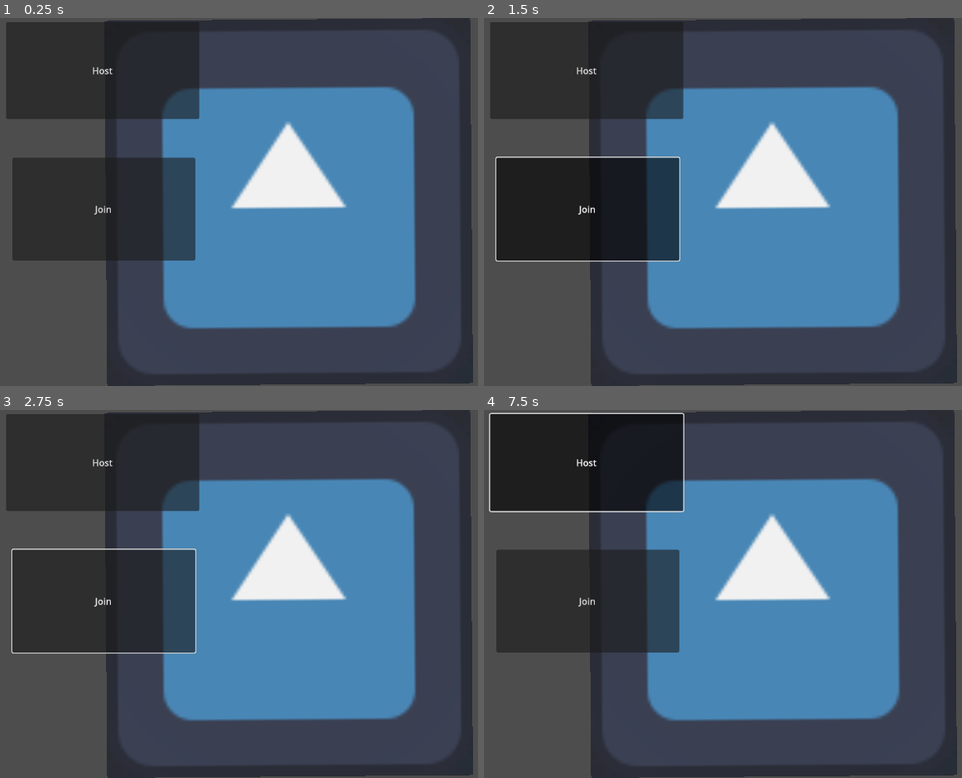
Above: before the commit, frames 1-4 (two rows, left to right).
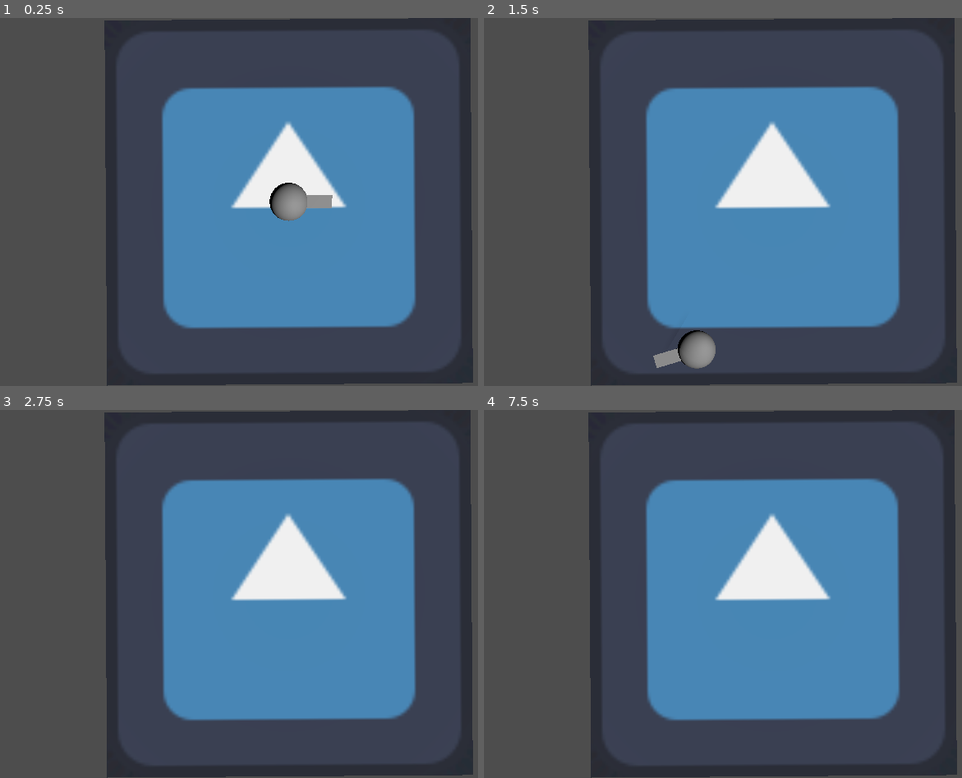
Above: after the commit, the same moments.

Repository: Github11200/Booming-Beavers
Game: Godot game, scene res://Scenes/main.tscn
The game is run twice, just before and just after one commit, with the same random seed, the same clock (stepped at 60 frames per second) and the same inputs. The engine's default icon, where the game draws it, is replaced by a stand-in: a white triangle on a blue panel in a dark square.
Inputs (mouse positions are in pixels of both pictures, inside the frame that each line leads up to):
- Up to frame 1 (0.25 s): no input
- Up to frame 2 (1.5 s): tap Enter at 0.5 s; move the mouse to (918, 183) at 0.52 s; hold D (right) 0.53-1.28 s; click (918, 183) at 0.67 s; move the mouse to (641, 220) at 1.27 s; hold S (down) from 1.28 s (still down); click (641, 220) at 1.42 s
- Up to frame 3 (2.75 s): move the mouse to (353, 513) at 2.02 s; release S (down) at 2.03 s; hold D (right) from 2.03 s (still down); click (353, 513) at 2.17 s
- Up to frame 4 (7.5 s): release D (right) at 2.75 s; click (584, 461) at 2.75 s, where only the run before the commit has a clickable "Host"; click (589, 601) at 3.5 s, where only the run before the commit has a clickable "Join"; move the mouse to (742, 667) at 4.27 s; hold W (up) 4.28-5.03 s; click (742, 667) at 4.42 s; move the mouse to (outside the picture) at 5.02 s; hold A (left) 5.03-6.53 s; click (outside the picture) at 5.17 s; move the mouse to (574, 538) at 5.77 s; click (574, 538) at 5.92 s; move the mouse to (804, 594) at 6.52 s; hold S (down) 6.53-7.28 s; click (804, 594) at 6.67 s; move the mouse to (675, 502) at 7.27 s; hold D (right) from 7.28 s (still down); click (675, 502) at 7.42 s

The runs differ from the first frame. In frame 1, 20% of the frame differs, in the area x 1-99%, y 0-100%; in frame 2, 21%; in frame 3, 20%; in frame 4, 21%.

Commit message:
working on the camera facing script

Diff:
--- /dev/null
+++ b/Scenes/bullet.tscn
@@ -0,0 +1,9 @@
+[gd_scene load_steps=2 format=3 uid="uid://cd2akt05dqerd"]
+
+[sub_resource type="SphereMesh" id="SphereMesh_rtl8c"]
+
+[node name="Node3D" type="Node3D"]
+
+[node name="MeshInstance3D" type="MeshInstance3D" parent="."]
+transform = Transform3D(0.456287, 0, 0, 0, 0.456287, 0, 0, 0, 0.456287, 0, 0, 0)
+mesh = SubResource("SphereMesh_rtl8c")
--- a/Scenes/main.tscn
+++ b/Scenes/main.tscn
@@ -1,9 +1,8 @@
-[gd_scene load_steps=7 format=3 uid="uid://d3dt12exogmvn"]
+[gd_scene load_steps=6 format=3 uid="uid://d3dt12exogmvn"]
 
 [ext_resource type="PackedScene" uid="uid://d2a7qdfuc1rme" path="res://Scenes/player.tscn" id="1_bo1nx"]
 [ext_resource type="Script" uid="uid://py1k2y6vhqmc" path="res://Scripts/multiplayer_spawner.gd" id="1_jjgbg"]
 [ext_resource type="Texture2D" uid="uid://dueypue8t60a6" path="res://icon.svg" id="1_jjvhh"]
-[ext_resource type="PackedScene" uid="uid://6hoamojaxorj" path="res://Scenes/ui.tscn" id="2_bo1nx"]
 
 [sub_resource type="QuadMesh" id="QuadMesh_ig7tw"]
 
@@ -17,7 +16,7 @@
 shadow_enabled = true
 
 [node name="MeshInstance3D" type="MeshInstance3D" parent="."]
-transform = Transform3D(9.58689, -0.075044, 0.00478001, -0.00538415, -0.0771634, 9.58687, -0.075003, -9.58658, -0.0772032, 0, -0.29049, 0)
+transform = Transform3D(-0.0750034, -9.58658, -0.0772032, -0.00538415, -0.0771634, 9.58687, -9.58689, 0.0750444, -0.00478001, 0, -0.29049, 0)
 mesh = SubResource("QuadMesh_ig7tw")
 surface_material_override/0 = SubResource("StandardMaterial3D_0xm2m")
 
@@ -27,9 +26,9 @@
 script = ExtResource("1_jjgbg")
 network_player = ExtResource("1_bo1nx")
 
-[node name="CanvasLayer" parent="." instance=ExtResource("2_bo1nx")]
-
 [node name="Camera3D" type="Camera3D" parent="."]
-transform = Transform3D(1, 0, 0, 0, -4.37114e-08, 1, 0, -1, -4.37114e-08, 0, 4.18156, 0)
+transform = Transform3D(-0.000886405, -0.999999, -0.00125006, -0.000104388, -0.00124997, 0.999999, -1, 0.000886536, -0.000103267, 0, 4.18156, 0)
 projection = 1
 size = 9.66335
+
+[node name="CharacterBody3D" parent="." instance=ExtResource("1_bo1nx")]
--- a/Scenes/player.tscn
+++ b/Scenes/player.tscn
@@ -1,6 +1,7 @@
-[gd_scene load_steps=5 format=3 uid="uid://d2a7qdfuc1rme"]
+[gd_scene load_steps=7 format=3 uid="uid://d2a7qdfuc1rme"]
 
 [ext_resource type="Script" uid="uid://dgiw1p1b0w0jx" path="res://Scripts/player.gd" id="1_4flbx"]
+[ext_resource type="PackedScene" uid="uid://cd2akt05dqerd" path="res://Scenes/bullet.tscn" id="2_cvnsp"]
 
 [sub_resource type="CapsuleMesh" id="CapsuleMesh_iw7eq"]
 
@@ -11,8 +12,12 @@
 
 [sub_resource type="CapsuleShape3D" id="CapsuleShape3D_v0iea"]
 
+[sub_resource type="BoxMesh" id="BoxMesh_v0iea"]
+
 [node name="CharacterBody3D" type="CharacterBody3D"]
+transform = Transform3D(-1, 0, -8.74228e-08, 0, 1, 0, 8.74228e-08, 0, -1, 0, 0, 0)
 script = ExtResource("1_4flbx")
+bullet = ExtResource("2_cvnsp")
 
 [node name="MeshInstance3D" type="MeshInstance3D" parent="."]
 mesh = SubResource("CapsuleMesh_iw7eq")
@@ -22,3 +27,7 @@
 
 [node name="CollisionShape3D" type="CollisionShape3D" parent="."]
 shape = SubResource("CapsuleShape3D_v0iea")
+
+[node name="MeshInstance3D2" type="MeshInstance3D" parent="."]
+transform = Transform3D(0.340962, 0, 0, 0, 0.179053, 0, 0, 0, 1.55811, 0, 0.49837, 0.361144)
+mesh = SubResource("BoxMesh_v0iea")
--- a/Scripts/player.gd
+++ b/Scripts/player.gd
@@ -3,7 +3,7 @@
 const SPEED = 5.0
 const JUMP_VELOCITY = 4.5
 
-@onready var pivot = $"Camera Origin"
+@export var bullet: PackedScene
 @export var sensitivity = 0.5
 
 var rebound = true
@@ -12,12 +12,22 @@
 func _enter_tree() -> void:
 	set_multiplayer_authority(name.to_int())
 
-func _process(delta):
-	if Input.is_mouse_button_pressed(MOUSE_BUTTON_LEFT):
-		print("hi")
+func _ready():
+	Input.mouse_mode = Input.MOUSE_MODE_VISIBLE
 
-func _physics_process(delta: float) -> void:
-	if not is_multiplayer_authority(): return
+func _input(event):
+	if event is InputEventMouseButton:
+		var newBullet = bullet.instantiate()
+		add_child(newBullet)
+	if event is InputEventMouseMotion:
+		rotation.y += event.relative.y * sensitivity
+		#look_at(Vector3(event.global_position.x, 0, event.global_position.y))
+		#rotate_y(deg_to_rad(event.relative.x * sensitivity))
+		#pivot.rotate_x(deg_to_rad(-event.relative.y * sensitivity))
+		#pivot.rotation.x = clamp(pivot.rotation.x, deg_to_rad(-90), deg_to_rad(45))
+
+func _physics_process(_delta: float) -> void:
+	#if not is_multiplayer_authority(): return
 
 	if Input.is_action_just_pressed("quit"):
 		get_tree().quit()
